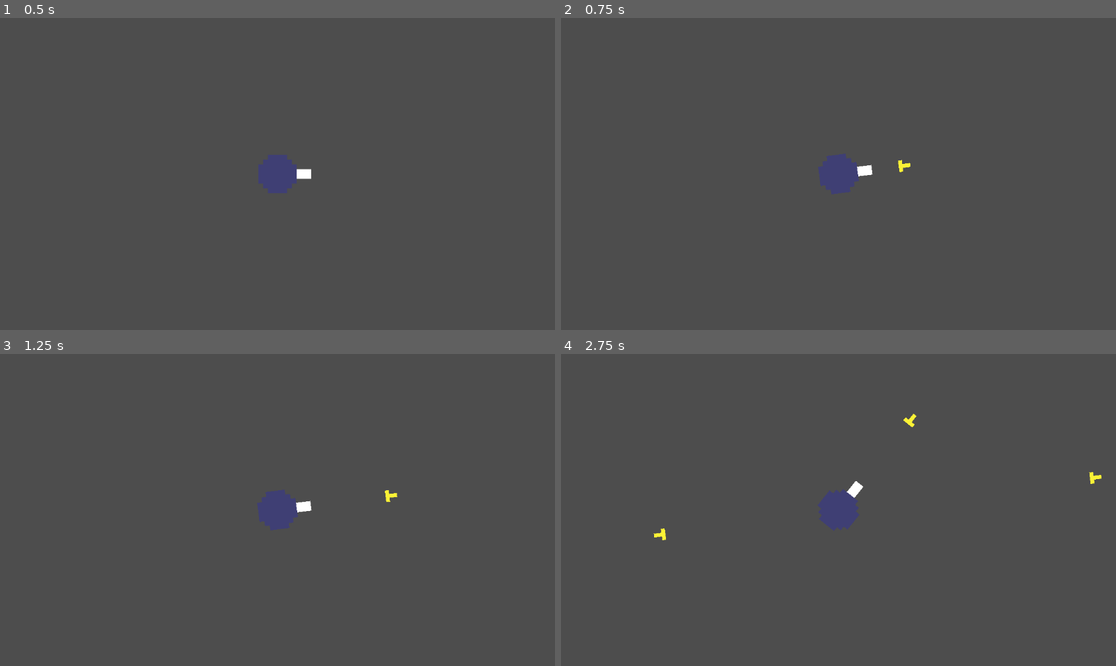
Above: before the commit, frames 1-4 (two rows, left to right).
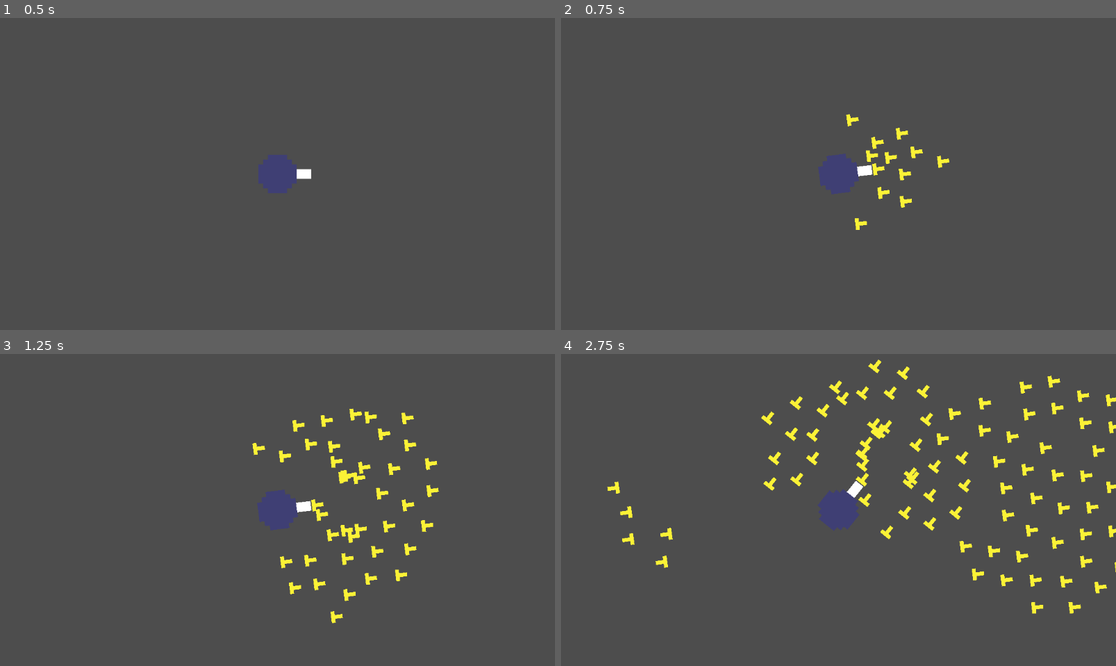
Above: after the commit, the same moments.

Repository: fisabreyt123-spec/shootem-up---first-game
Game: Godot game, scene res://Root.tscn
Same seed, same stepped clock (60 frames per second), same inputs: the game is played once before the commit and once after it.
Inputs (mouse positions are in pixels of both pictures, inside the frame that each line leads up to):
- Up to frame 1 (0.5 s): no input
- Up to frame 2 (0.75 s): tap Enter at 0.5 s; move the mouse to (960, 158) at 0.52 s; press the mouse at (960, 158) at 0.53 s
- Up to frame 3 (1.25 s): no input
- Up to frame 4 (2.75 s): move the mouse to (727, 525) at 1.27 s; release the mouse at (727, 525) at 1.28 s; click (727, 525) at 1.35 s; move the mouse to (894, 441) at 2.02 s; press the mouse at (894, 441) at 2.03 s

Frame 1 is identical in both runs. In frame 2, 0.6% of the frame differs, in the area x 51-70%, y 30-68%; in frame 3, 1.9%; in frame 4, 4.0%, in the area x 8-100%, y 1-84%.

Commit message:
Held shoot input
new bug occuring when shooting there's a lot of bullets coming. Fixing next commit

Diff:
--- a/player.gd
+++ b/player.gd
@@ -4,7 +4,7 @@
 #Mouse-following movement function + Shoot command
 func _physics_process(delta):
 	look_at(get_global_mouse_position())
-	if (Input.is_action_just_pressed("shoot")):
+	if (Input.is_action_pressed("shoot")):
 		fire()
 
 
